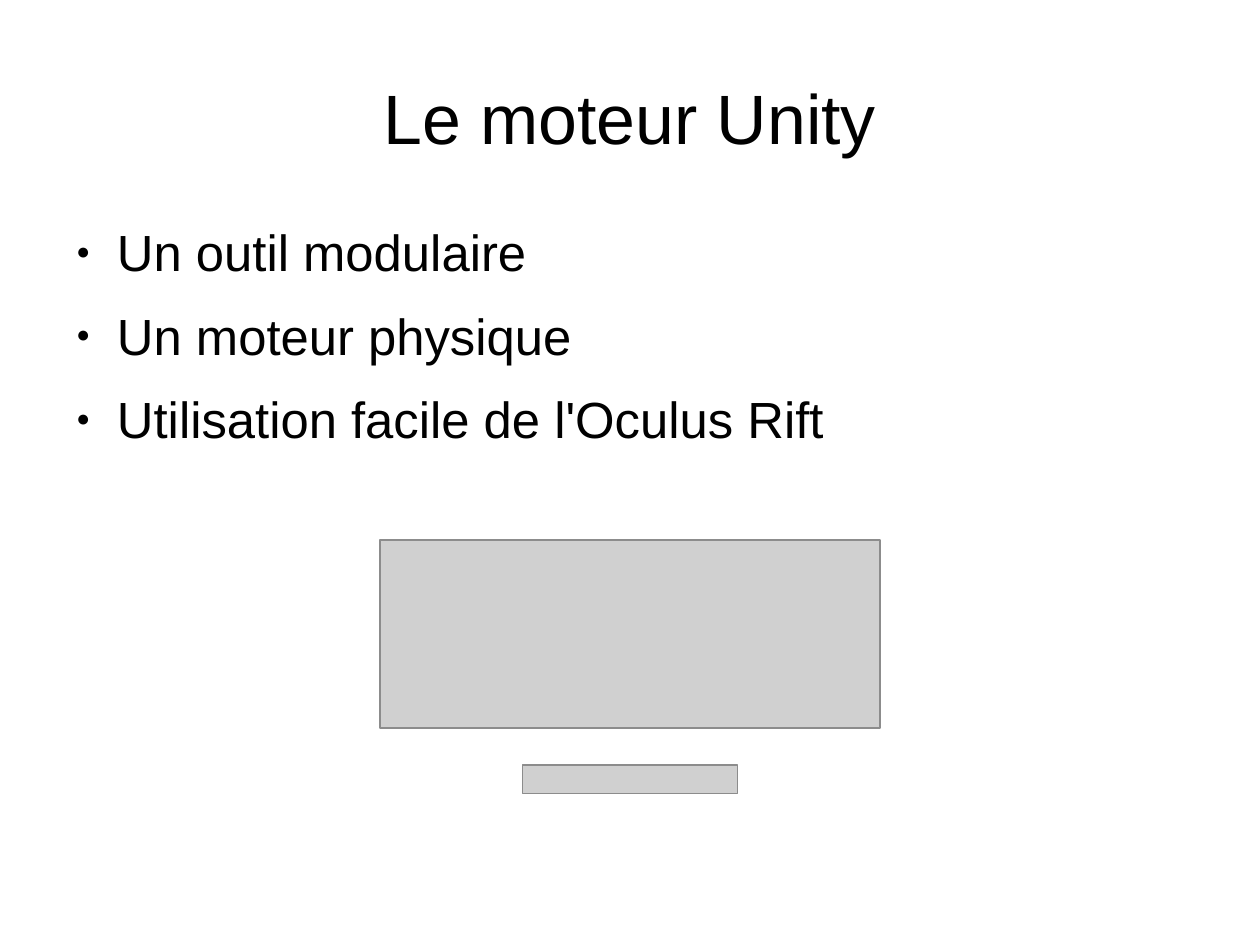
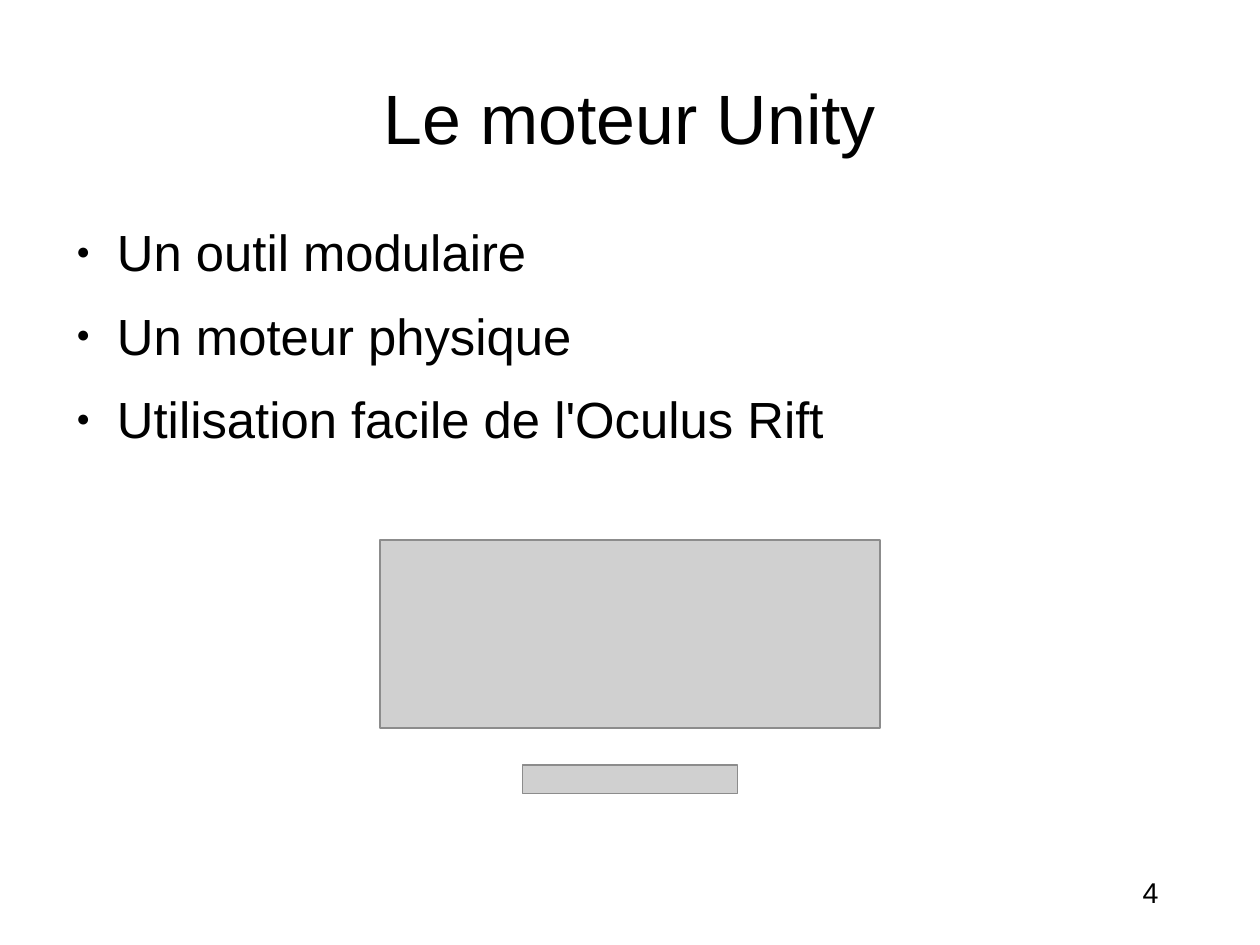
Before and after one commit to Mzartek/OculusRift_Tutoring, a slide deck: slide 4 of Report/first.odp (slide 3 before the commit). Drawn at 1260x945 pixels with LibreOffice and Linux fonts; fonts in the diff are those of the drawing; grey boxes stand for pictures. Boxes give left, top, right and bottom in pixels: in the first picture for what was removed or moved away, otherwise in the second. Text is boxed around its words. In the diff, an @@ line names an element or a change of style, - is before the commit and + after.

```diff
--- a/Report/first.odp
+++ b/Report/first.odp
@@ page number added at <box>1143,883,1159,903</box>, 18 pt, text #000000 @@
+4
```
Also in this commit, not shown: 6 other slides changed, 2 slides added, 1 slide removed, 1 other file.
